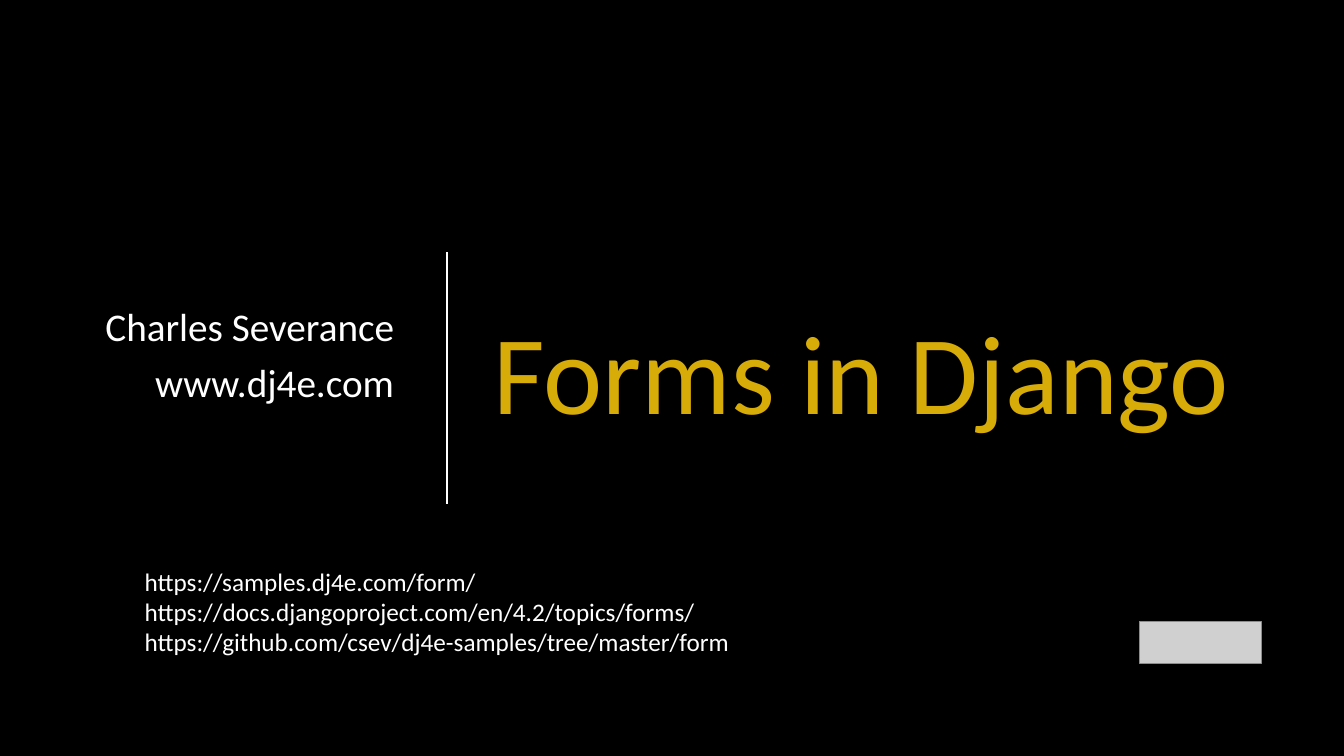
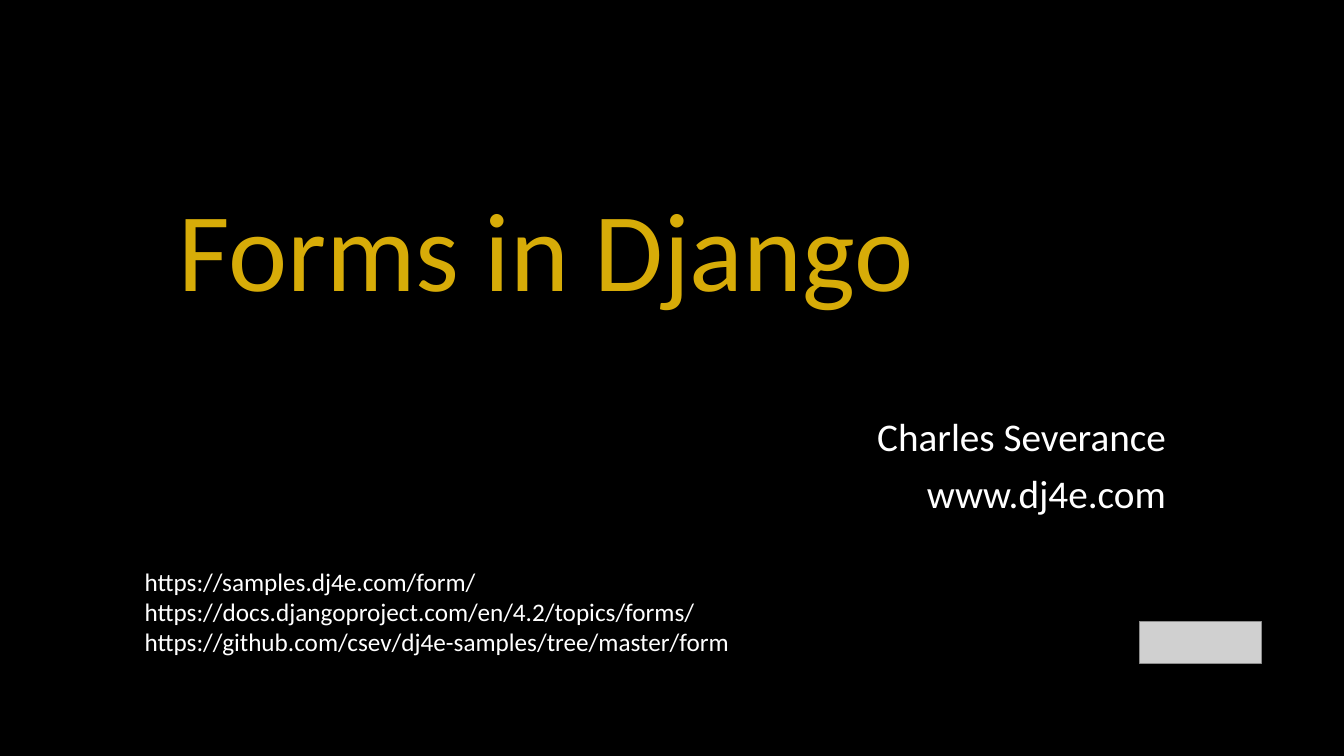
Before and after one commit to csev/dj4e, a slide deck: slide 1 of lectures/DJ-11-Forms-Django.pptx. Drawn at 1344x756 pixels with LibreOffice and Linux fonts; fonts in the diff are those of the drawing; grey boxes stand for pictures. Boxes give left, top, right and bottom in pixels: in the first picture for what was removed or moved away, otherwise in the second. Text is boxed around its words. In the diff, an @@ line names an element or a change of style, - is before the commit and + after.

```diff
--- a/lectures/DJ-11-Forms-Django.pptx
+++ b/lectures/DJ-11-Forms-Django.pptx
@@ title "Forms in Django" moved from (x1=494, y1=337, x2=1229, y2=434) to (x1=178, y1=214, x2=913, y2=311) @@
@@ line removed from (448, 252) to (448, 504) @@
@@ subtitle "Charles Severance" moved from (x1=105, y1=313, x2=394, y2=404) to (x1=877, y1=423, x2=1166, y2=515) @@
```
Also in this commit, not shown: 18 other slides changed, 5 other files.
